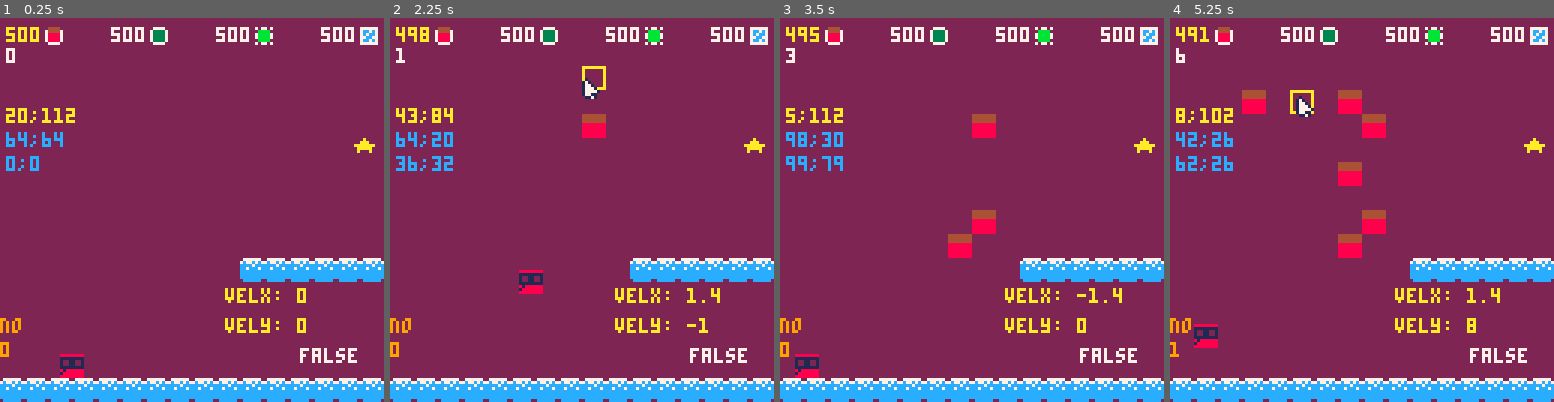
Above: before the commit, frames 1-4 (left to right).
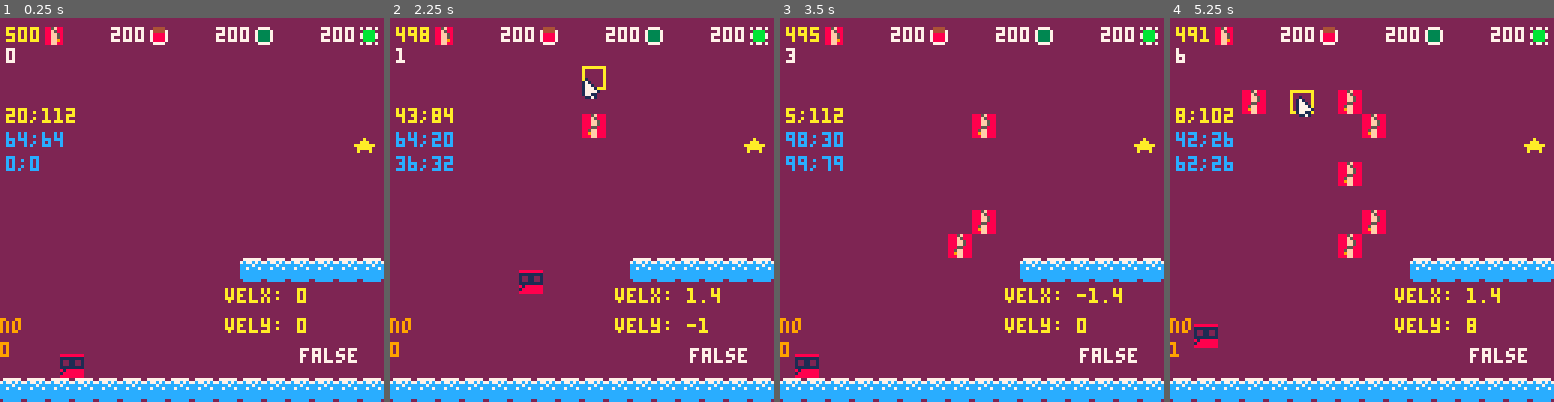
Above: after the commit, the same moments.

Repository: FlavioIero/PlatformMaker
Game: PICO-8 cartridge platformmaker.p8
The game is run twice, just before and just after one commit, with the same random seed, the same clock (stepped at 60 frames per second) and the same inputs.
Inputs (mouse positions are in pixels of both pictures, inside the frame that each line leads up to):
- Up to frame 1 (0.25 s): no input
- Up to frame 2 (2.25 s): tap X (X key) at 0.33, 1.07, 1.85 s; click (670, 121) at 0.67 s; tap O (Z key) at 0.7, 1.7, 2.1 s; click (436, 267) at 1.22 s; hold Right 1.6-2.1 s; click (497, 114) at 1.77 s; hold Up from 2.15 s (still down)
- Up to frame 3 (3.5 s): click (952, 259) at 2.32 s; release Up at 2.42 s; hold Right 2.47-3.03 s; tap O (Z key) at 2.5, 2.9, 3.3 s; click (1014, 106) at 2.87 s; tap X (X key) at 2.97 s; hold Left from 3.08 s (still down); click (1075, 256) at 3.42 s
- Up to frame 4 (5.25 s): release Left at 3.58 s; hold Down 3.63-3.97 s; tap O (Z key) every 0.4 s from 3.7 to 4.9 s; click (1231, 102) at 3.97 s; hold Right 4.02-4.68 s; tap X (X key) at 4.08, 5.2 s; click (1292, 248) at 4.52 s; hold Up 4.73-5.03 s; click (1354, 94) at 5.07 s; hold Left from 5.08 s (still down)

The runs differ from the first frame. In frame 1, 0.7% of the frame differs, in the area x 11-99%, y 2-8%; in frame 2, 0.9%; in frame 3, 1.4%; in frame 4, 2.1%, in the area x 11-99%, y 2-63%.

Commit message:
tnt block

Diff:
--- a/platformmaker.p8
+++ b/platformmaker.p8
@@ -8,6 +8,7 @@
 g = 1
 p_sp = {} -- will be in level builder
 bm = {}
+pm = {}
 
 p = {}
 -- const --
@@ -59,16 +60,18 @@
 			b_normal = b_normal,
 			b_slime 	= b_slime,
 			b_switch = b_switch,
-			b_glass 	= b_glass}
+			b_glass 	= b_glass,
+			b_tnt    = b_tnt}
 
 	bm = blocks_mng:new()
 
-	bm:add_blocks(block_types.b_slime,500)
-	bm:add_blocks(block_types.b_normal,500)
-	bm:add_blocks(block_types.b_switch,500)
-	bm:add_blocks(block_types.b_glass,500)
-
-
+	bm:add_blocks(block_types.b_tnt,500)
+	bm:add_blocks(block_types.b_slime,200)
+	bm:add_blocks(block_types.b_normal,200)
+	bm:add_blocks(block_types.b_switch,200)
+	bm:add_blocks(block_types.b_glass,200)
+
+	pm = particles_manager:new()
 end
 
 function update_menu()
@@ -106,6 +109,7 @@
 	g_frm += 1
 	p:update()
 	bm:update()
+	pm:update()
 end
 
 function draw_game()
@@ -114,6 +118,7 @@
 
 	bm:draw()
 	p:draw()
+	pm:draw()
 
 	print("★",118,40,10)
 end
@@ -418,7 +423,9 @@
 	collide_blocks = function(self,x,y,w,h)
 		for k,v in pairs(bm.blocks) do
 			if v.active and collide_rect(x,y,w,h,v.x,v.y,8,8) then
-				return {x=v.x,y=v.y} end
+				v.collided = true
+				return {x=v.x,y=v.y}
+			end
 		end
 		return false
 	end,
@@ -464,6 +471,7 @@
 	y = 0,
 	placed = false,
 	active = false,
+	collided = false,
 
 	new = function(self,tbl)
 		tbl = tbl or {}
@@ -514,8 +522,7 @@
 	vel_y = -10,
 
 	update = function(self)
-		if not self.active then return end
-		if collide_rect(p.x,p.y,8,8,self.x,self.y-0.01,8,2) then
+		if self.active and collide_rect(p.x,p.y,8,8,self.x,self.y-0.01,8,2) then
 			p.vel_y = self.vel_y
 		end
 		--[[
@@ -603,6 +610,46 @@
 	draw = function(self)
 		if self.placed and self.active then
 			spr(self.sprt_act,self.x,self.y) end
+	end,
+})
+
+b_tnt = block:new({
+	name = "b_tnt",
+	sprt_ui = 138,
+	sprt = 139,
+
+	max_vel = 20, -- max vel added to x and y
+	parts_n = 30,
+
+	update = function(self)
+		--if self.active and collide_rect(p.x,p.y,8,8,self.x-0.01,self.y-0.01,8.02,8.02) then
+		if self.active and self.collided then
+			local diffx = p.x-self.x
+			local diffy = p.y-self.y
+			p.vel_x = diffx/8*self.max_vel
+			p.vel_y = diffy/8*self.max_vel
+			self.collided = false
+			self.active = false
+			for i=1,self.parts_n do
+				pm:add_particle(particle:new({
+					x = self.x+4,
+					y = self.y+4,
+					l = 20+rnd(10),
+					r = rnd(2),
+					minvel = 0.5,
+					col = rnd({9,10}),
+					velx = rnd(5)-rnd(5),
+					vely = rnd(1)-rnd(5),
+					weight = 0.4,
+				}))
+			end
+			sfx(0)
+		end
+	end,
+
+	draw = function(self)
+		if self.placed and self.active then
+			spr(self.sprt,self.x,self.y) end
 	end,
 })
 -->8
@@ -756,6 +803,72 @@
 		end
 		return -1
 	end
+}
+-->8
+-- particles --
+
+particle = {
+	x = 0,
+	y = 0,
+	col = 9,
+	r = 0,
+	velx = 2,
+	vely = 2,
+	weight = 1,
+	l = 10,
+	minvel = 0.5,
+
+	new = function(self,tbl)
+  tbl = tbl or {}
+		setmetatable(tbl,particle_mt)
+  if abs(tbl.velx) < tbl.minvel then
+   tbl.velx = sgn(tbl.velx)*tbl.minvel end
+  if abs(tbl.vely) < tbl.minvel then
+   tbl.vely = sgn(tbl.vely)*tbl.minvel end
+  return tbl
+	end,
+
+	update = function(self)
+		self.x += self.velx
+		self.vely += g*self.weight
+		self.y += self.vely
+		self.l -= 1
+	end,
+
+	draw = function(self)
+		circfill(self.x,self.y,self.r,self.col)
+	end,
+}
+
+particle_mt = {__index=particle}
+
+
+particles_manager = {
+	parts = {},
+
+	new = function(self,tbl)
+		tbl = tbl or {}
+		setmetatable(tbl,{__index=self})
+		tbl.parts = tbl.parts or {}
+		return tbl
+	end,
+
+	update = function(self)
+		for p in all(self.parts) do
+			p:update()
+			if (p.l < 0) del(self.parts,p)
+		end
+	end,
+
+	draw = function(self)
+		for p in all(self.parts) do
+			p:draw()
+		end
+	end,
+
+	add_particle = function(self,p)
+		add(self.parts,p)
+	end,
 }
 __gfx__
 0000000088888888bbbbbbbbcccccccc0000000008888880000000000bbbbbb0000000000cccccc0eeeeeeee000000000eeeeee0000000000000000000000000
@@ -822,14 +935,14 @@
 00000000000000000000000000000000000000000000000000000000000000000000000000000000000000000000000000000000000000000000000000000000
 00000000000000000000000000000000000000000000000000000000000000000000000000000000000000000000000000000000000000000000000000000000
 00000000000000000000000000000000000000000000000000000000000000000000000000000000000000000000000000000000000000000000000000000000
-0000000007777770000000004444444400000000bbbbbbbbbb0bb0bb000000007777777777777757000000000000000000000000000000000000000000000000
-0077770073333337004444004444444407077070bbbbbbbbb000000b077777707cc7ccc77cc7c5c7000000000000000000000000000000000000000000000000
-0733337073333337074444704444444400bbbb00bbbbbbbb0000000007cc7c707c7cc7c75c755757000000000000000000000000000000000000000000000000
-0733337073333337078888708888888807bbbb70bbbbbbbbb000000b07c7cc707ccc7cc7755c7cc5000000000000000000000000000000000000000000000000
-0733337073333337078888708888888807bbbb70bbbbbbbbb000000b077cc7707cc7ccc75c5755c5000000000000000000000000000000000000000000000000
-0733337073333337078888708888888800bbbb00bbbbbbbb0000000007cc7c707c7cc7c77c75c5c7000000000000000000000000000000000000000000000000
-0077770073333337007777008888888807077070bbbbbbbbb000000b077777707ccc7cc7755c7c57000000000000000000000000000000000000000000000000
-0000000007777770000000008888888800000000bbbbbbbbbb0bb0bb000000007777777757777757000000000000000000000000000000000000000000000000
+0000000007777770000000004444444400000000bbbbbbbbbb0bb0bb000000007777777777777757000000008885f88800000000000000000000000000000000
+0077770073333337004444004444444407077070bbbbbbbbb000000b077777707cc7ccc77cc7c5c70885f880888f588800000000000000000000000000000000
+0733337073333337074444704444444400bbbb00bbbbbbbb0000000007cc7c707c7cc7c75c755757088f5880888ff58800000000000000000000000000000000
+0733337073333337078888708888888807bbbb70bbbbbbbbb000000b07c7cc707ccc7cc7755c7cc5088ff580888ff58800000000000000000000000000000000
+0733337073333337078888708888888807bbbb70bbbbbbbbb000000b077cc7707cc7ccc75c5755c5088ff5808885588800000000000000000000000000000000
+0733337073333337078888708888888800bbbb00bbbbbbbb0000000007cc7c707c7cc7c77c75c5c7088ff980885ff88800000000000000000000000000000000
+0077770073333337007777008888888807077070bbbbbbbbb000000b077777707ccc7cc7755c7c57088ff880889ff88800000000000000000000000000000000
+0000000007777770000000008888888800000000bbbbbbbbbb0bb0bb00000000777777775777775700000000888ff88800000000000000000000000000000000
 __gff__
 0002020202020202020202020200000000000000000000000000000000000000000000000000000000000000000000000000000000000000000000000000000001000000000000000000000000000000000000000000000000000000000000000000000000000000000000000000000000000000000000000000000000000000
 0000000000000000000000000000000000000000000000000000000000000000000000000000000000000000000000000000000000000000000000000000000000000000000000000000000000000000000000000000000000000000000000000000000000000000000000000000000000000000000000000000000000000000
Not shown, changed: the sound effects (__sfx__) section of platformmaker.p8
